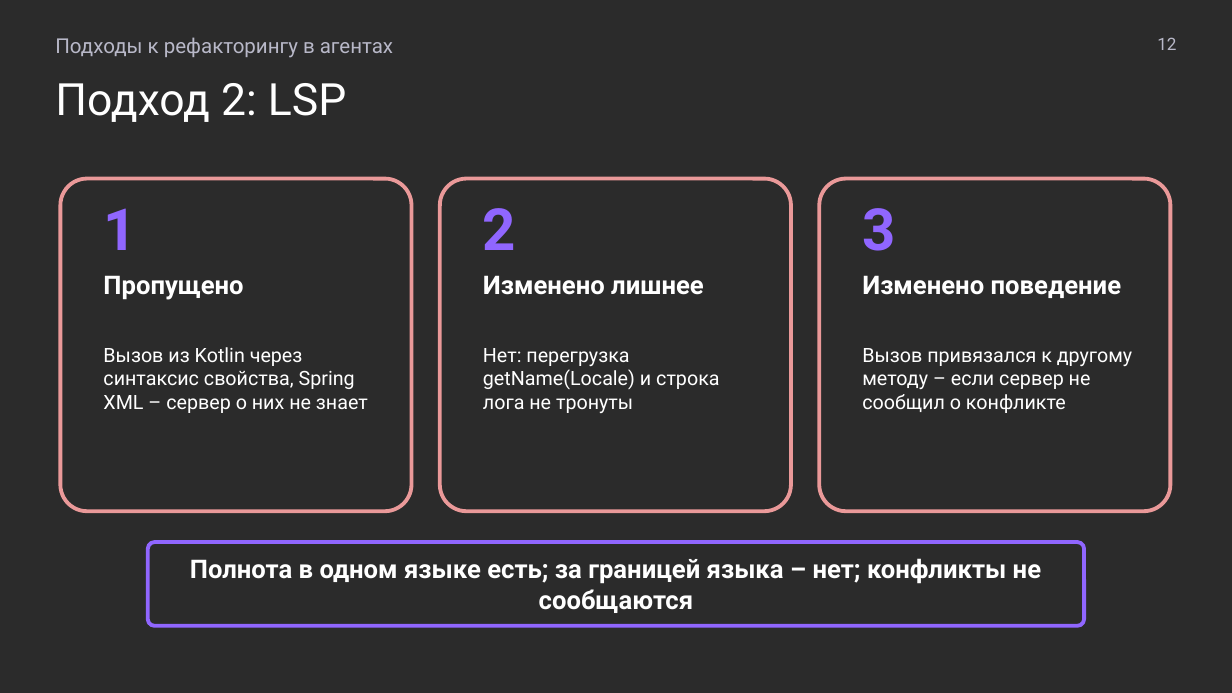
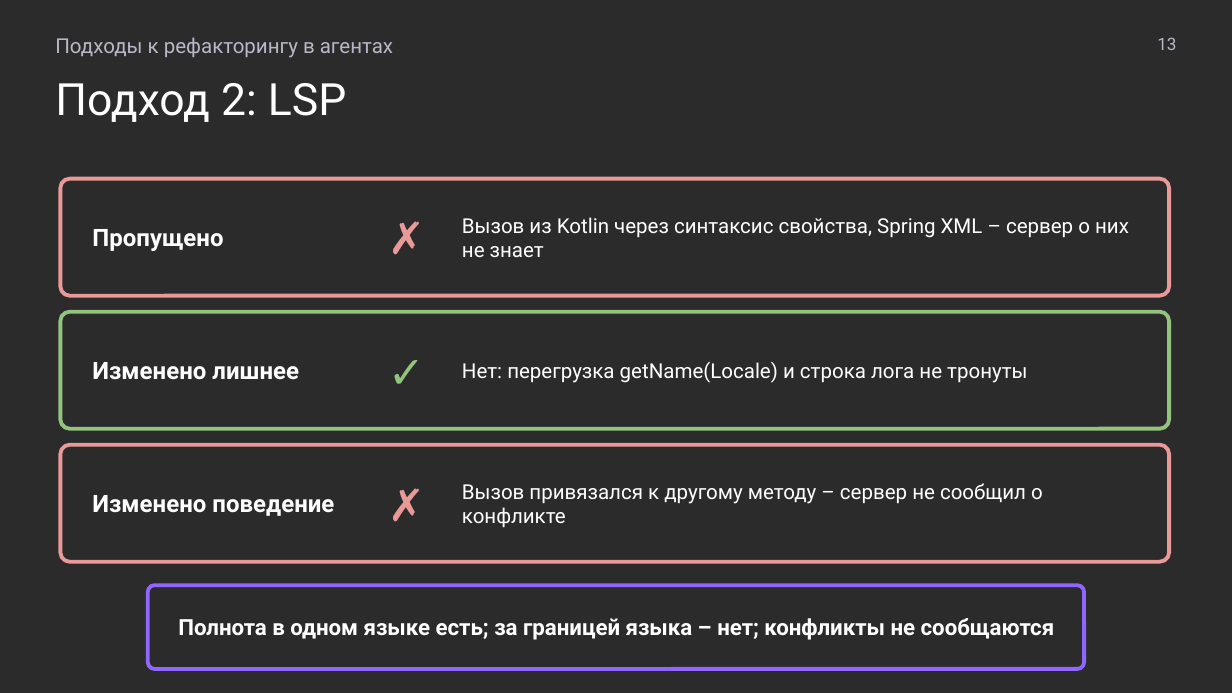
Before and after one commit to MchKosticyn/ide-refactoring-in-ai-agents, a slide deck: slide 13 of Доклад_ Рефакторинг в ИИ-агентах.pptx (slide 12 before the commit). Drawn at 1232x693 pixels with LibreOffice and Linux fonts; fonts in the diff are those of the drawing; background and template pictures are left out; a plain dark background stands for a picture behind light text. Boxes give left, top, right and bottom in pixels: in the first picture for what was removed or moved away, otherwise in the second. Text is boxed around its words. In the diff, an @@ line names an element or a change of style, - is before the commit and + after.

Commit message:
Pros/cons slide per approach, result tables with color semantics, plan-progress slides, short titles

```diff
--- a/Доклад_ Рефакторинг в ИИ-агентах.pptx
+++ b/Доклад_ Рефакторинг в ИИ-агентах.pptx
@@ text at (1157, 37, 1176, 50): text changed @@
-12
+13
@@ rounded rectangle: place and size @@
-rounded rectangle at (60, 179, 411, 511)
+rounded rectangle at (60, 179, 1169, 296)
@@ text "Пропущено": place and size @@
-text "Пропущено" at (103, 275, 243, 300)
+text "Пропущено" at (92, 229, 223, 251)
@@ text removed at (103, 208, 136, 250) @@
-1
@@ text added at (370, 185, 444, 290), 26 pt, text #EA9999 @@
+✗
@@ text "Вызов из Kotlin через синтаксис ..." at (462, 217, 1129, 257): size 11.5 to 12 pt; vertical alignment top to middle @@
@@ text "Вызов из Kotlin через синтаксис ...": place and size @@
-text "Вызов из Kotlin через синтаксис ..." at (103, 347, 368, 413)
+text "Вызов из Kotlin через синтаксис ..." at (462, 217, 1129, 257)
@@ text removed at (483, 208, 516, 250) @@
-2
@@ text removed at (862, 208, 895, 251) @@
-3
@@ rounded rectangle: place and size @@
-rounded rectangle at (440, 179, 791, 511)
+rounded rectangle at (60, 312, 1169, 429)
@@ rounded rectangle at (60, 312, 1169, 429): outline #EA9999 2.25 pt to #93C47D 2.25 pt @@
@@ text "Изменено лишнее": place and size @@
-text "Изменено лишнее" at (483, 275, 704, 295)
+text "Изменено лишнее" at (92, 362, 299, 380)
@@ text added at (370, 318, 444, 423), 26 pt, text #93C47D @@
+✓
@@ text "Нет: перегрузка getName(Locale) и строка ...": place and size @@
-text "Нет: перегрузка getName(Locale) и строка ..." at (483, 348, 719, 413)
+text "Нет: перегрузка getName(Locale) и строка ..." at (462, 362, 1027, 383)
@@ text "Нет: перегрузка getName(Locale) и строка ..." at (462, 362, 1027, 383): size 11.5 to 12 pt; vertical alignment top to middle @@
@@ rounded rectangle: place and size @@
-rounded rectangle at (819, 179, 1170, 511)
+rounded rectangle at (60, 445, 1169, 562)
@@ size 15 to 14 pt; vertical alignment top to middle in 3 elements at (92, 229, 223, 251), (92, 362, 299, 380), (92, 495, 334, 516) @@
@@ text "Изменено поведение": place and size @@
-text "Изменено поведение" at (862, 275, 1121, 298)
+text "Изменено поведение" at (92, 495, 334, 516)
@@ text added at (370, 451, 444, 556), 26 pt, text #EA9999 @@
+✗
@@ text "Вызов привязался к другому методу ..." at (462, 483, 1043, 527): vertical alignment top to middle @@
@@ text at (462, 483, 1043, 527): text changed; size 11.5 to 12 pt @@
-Вызов привязался к другому методу – если сервер не сообщил о конфликте
+Вызов привязался к другому методу – сервер не сообщил о конфликте
@@ rounded rectangle: place and size @@
-rounded rectangle at (148, 542, 1084, 626)
+rounded rectangle at (148, 585, 1084, 669)
@@ text "Полнота в одном языке есть; ...": place and size @@
-text "Полнота в одном языке есть; ..." at (190, 558, 1041, 613)
+text "Полнота в одном языке есть; ..." at (178, 618, 1055, 640)
@@ text "Полнота в одном языке есть; ..." at (178, 618, 1055, 640): size 15 to 13 pt @@
```
Also in this commit, not shown: 21 other slides changed, 5 slides added, 2 other files.
